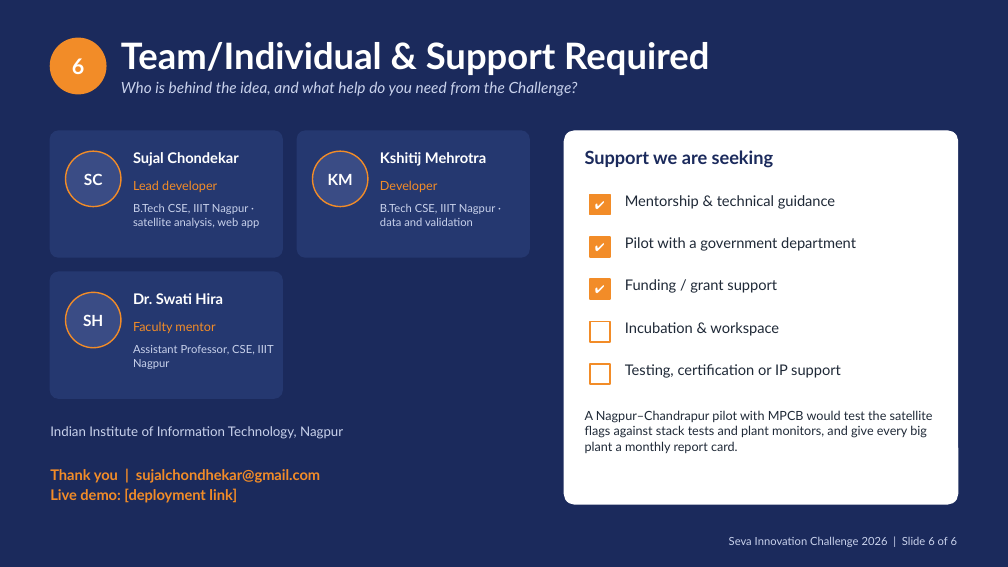
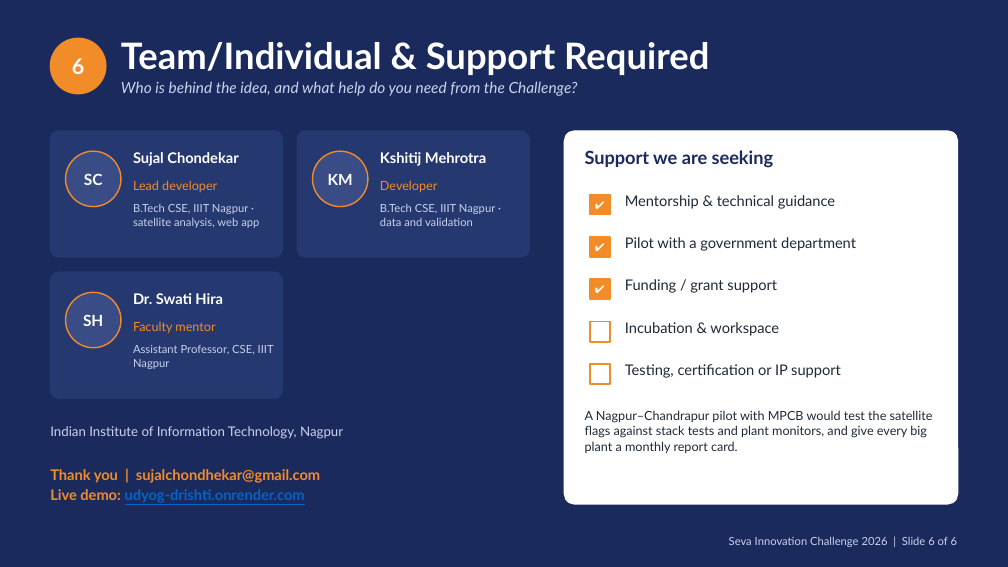
Before and after one commit to sujalappa/udyog-drishti, a slide deck: slide 6 of presentation/Udyog-drishti_AI_Seva_2026.pptx. Drawn at 1008x567 pixels with LibreOffice and Linux fonts; fonts in the diff are those of the drawing. Boxes give left, top, right and bottom in pixels: in the first picture for what was removed or moved away, otherwise in the second. Text is boxed around its words. In the diff, an @@ line names an element or a change of style, - is before the commit and + after.

```diff
--- a/presentation/Udyog-drishti_AI_Seva_2026.pptx
+++ b/presentation/Udyog-drishti_AI_Seva_2026.pptx
@@ text at (x1=50, y1=489, x2=305, y2=503): text changed; text colour #F28C28 to #0563C1 @@
-Live demo: [deployment link]
+Live demo: udyog-drishti.onrender.com
```
Also in this commit, not shown: 2 other slides changed, 5 other files.
